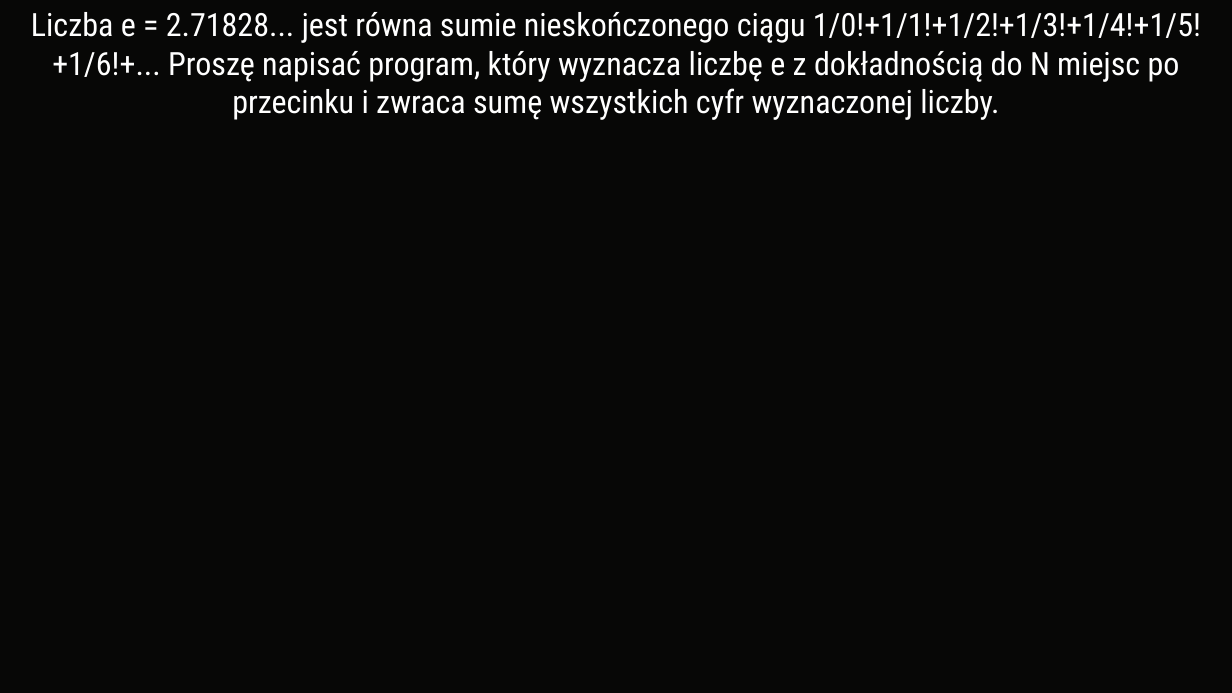
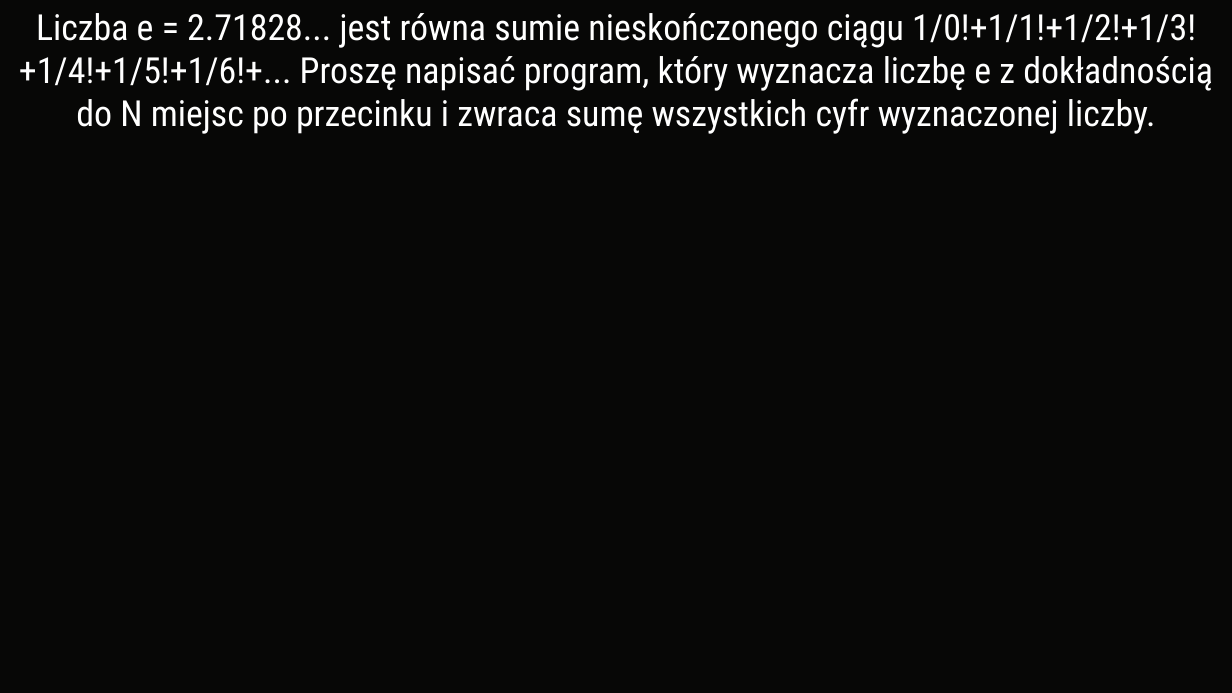
Before and after one commit to Grzeslaw115/ODI, a slide deck: slide 1 of 2023-24/Etap I/Prezentacje/zadanie1.pptx. Drawn at 1232x693 pixels with LibreOffice and Linux fonts; fonts in the diff are those of the drawing. Boxes give left, top, right and bottom in pixels: in the first picture for what was removed or moved away, otherwise in the second. Text is boxed around its words. In the diff, an @@ line names an element or a change of style, - is before the commit and + after.

```diff
--- a/2023-24/Etap I/Prezentacje/zadanie1.pptx
+++ b/2023-24/Etap I/Prezentacje/zadanie1.pptx
@@ text "Liczba e = 2.71828... jest ..." at bbox=[19, 13, 1213, 134]: size 25 to 28 pt @@
```
Also in this commit, not shown: 2 other slides changed, 23 slides added, 1 slide removed, 7 other files.
